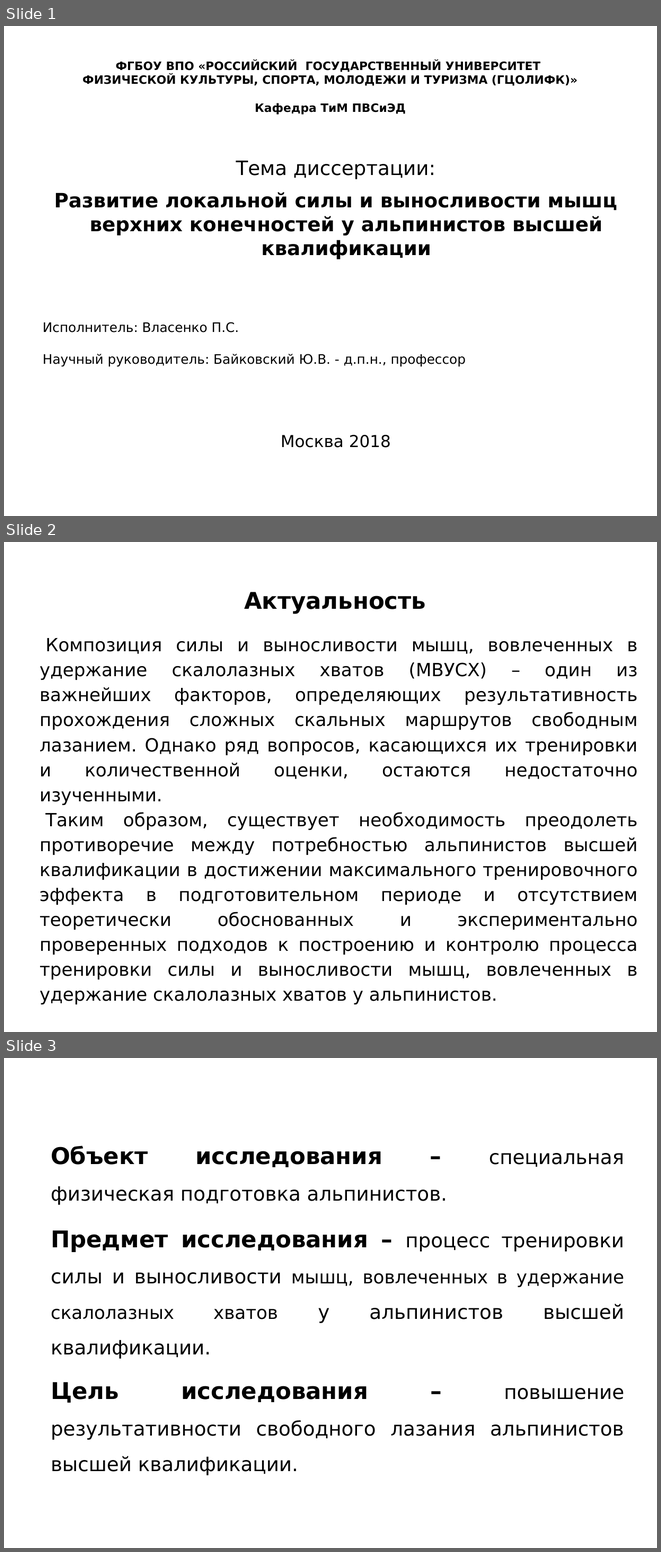
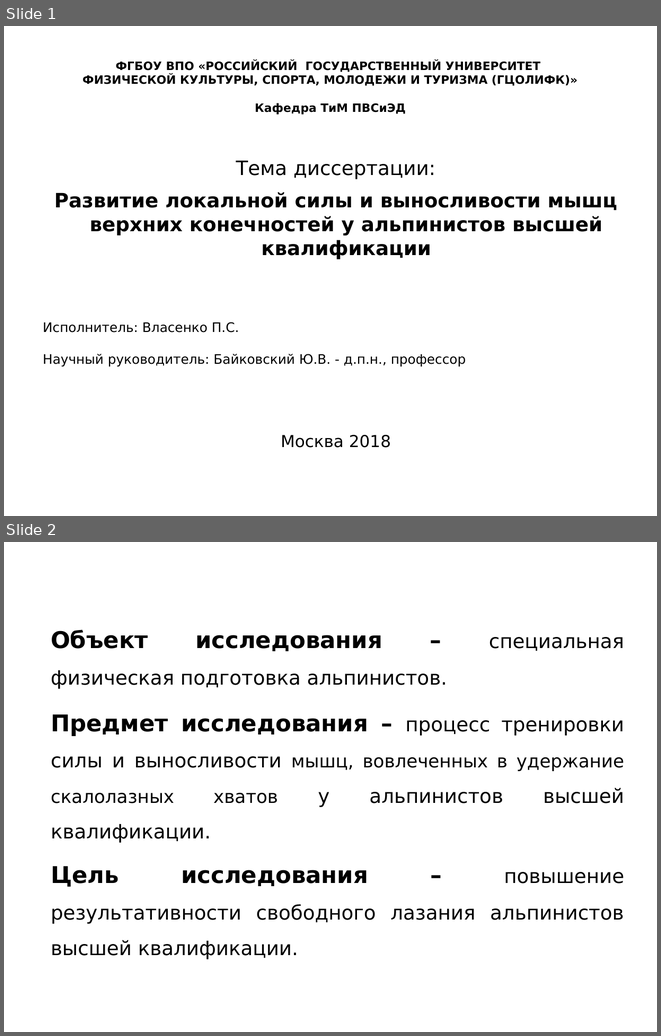
Before and after one commit to VlasenkoPavel/pv-repo, a slide deck: Prezent Vlasenko.ppt. Shown one above the other, each under a label of ours: slides 1, 2 and 3 before the commit, slides 1 and 2 after it. The pictures are 661x1552 and 661x1036 pixels, drawn with LibreOffice and Linux fonts; fonts in the diff are those of the drawing. Boxes give left, top, right and bottom in pixels: in the first picture for what was removed or moved away, otherwise in the second. Text is boxed around its words. In the diff, an @@ line names an element or a change of style, - is before the commit and + after.

```diff
--- a/Prezent Vlasenko.ppt
+++ b/Prezent Vlasenko.ppt
@@ slide 2 removed at [4,542,657,1032], background #FFFFFF @@
@@ text removed at [244,592,426,614] @@
-Актуальность
@@ text removed at [40,638,638,1001] @@
-Композиция силы и выносливости мышц, вовлеченных в удержание скалолазных хватов (МВУСХ) – один из важнейших факторов, определяющих результативность прохождения сложных скальных маршрутов свободным лазанием. Однако ряд вопросов, касающихся их тренировки и количественной оценки, остаются недостаточно изученными.
-Таким образом, существует необходимость преодолеть противоречие между потребностью альпинистов высшей квалификации в достижении максимального тренировочного эффекта в подготовительном периоде и отсутствием теоретически обоснованных и экспериментально проверенных подходов к построению и контролю процесса тренировки силы и выносливости мышц, вовлеченных в удержание скалолазных хватов у альпинистов.
@@ what was slide 3 is now slide 2 @@
```
Also in this commit, not shown: 5 slides changed, 3 slides added, 8 other slides removed, 1 other file.
